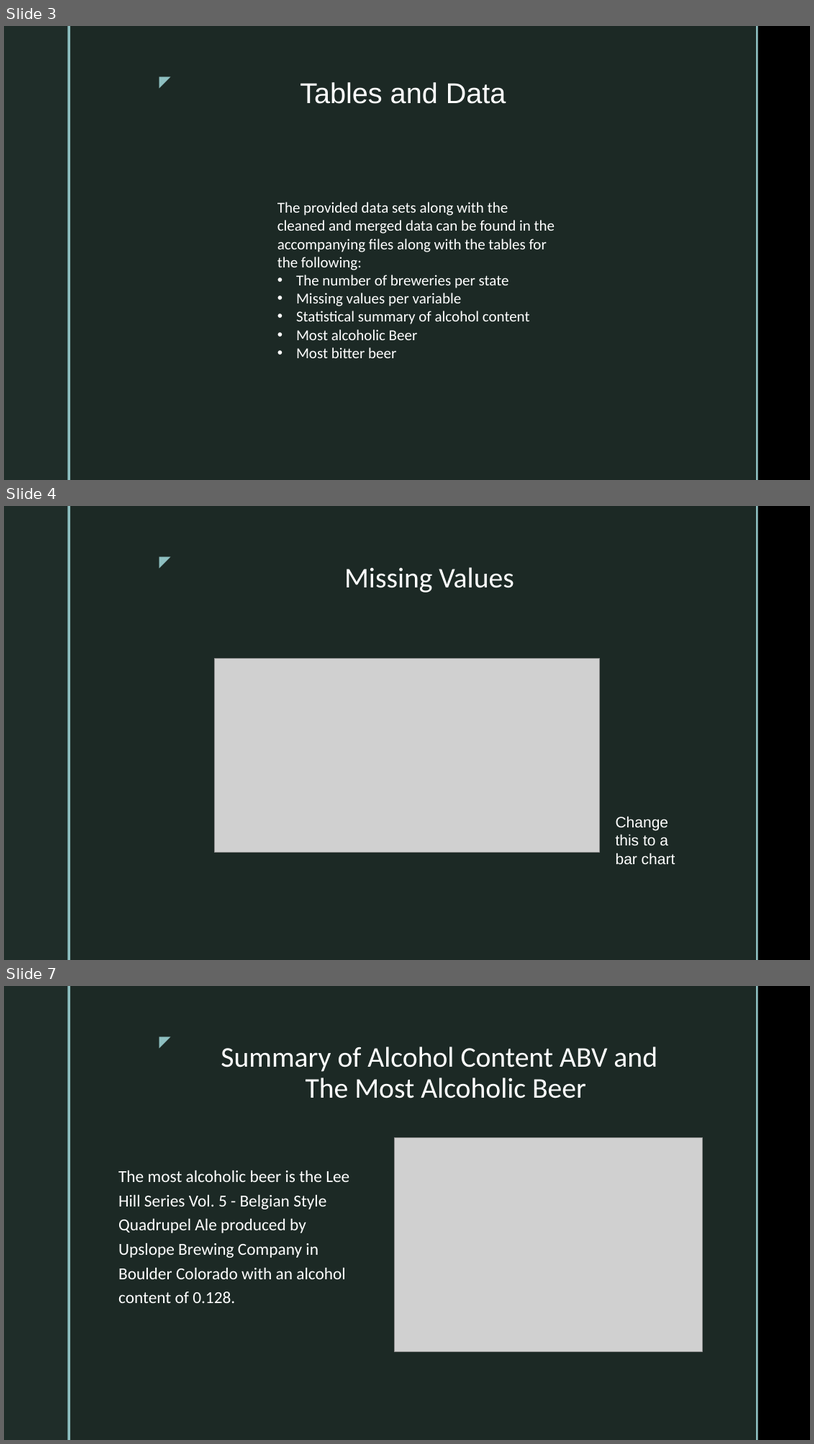
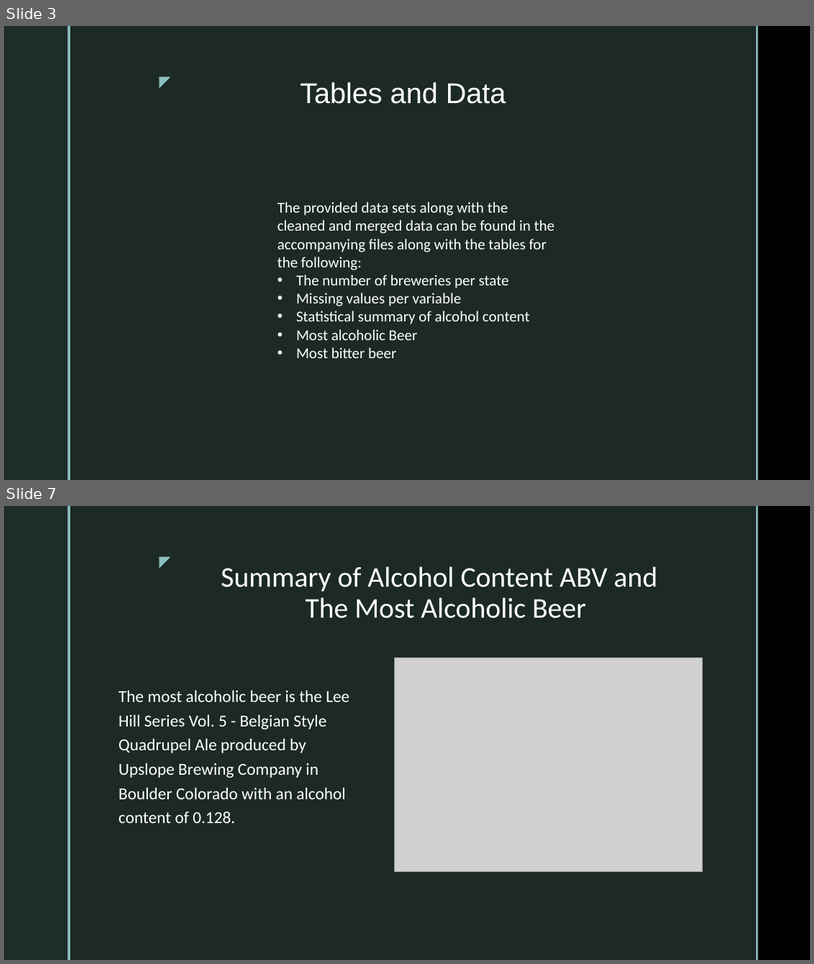
Before and after one commit to KaysData/Brewery-Analysis, a slide deck: Case Study Presentation.pptx. Shown one above the other, each under a label of ours: slides 3, 4 and 7 before the commit, slides 3 and 7 after it; the slides between them are not shown. The pictures are 814x1444 and 814x964 pixels, drawn with LibreOffice and Linux fonts; fonts in the diff are those of the drawing; grey boxes stand for pictures; background and template pictures are left out. Boxes give left, top, right and bottom in pixels: in the first picture for what was removed or moved away, otherwise in the second. Text is boxed around its words. In the diff, an @@ line names an element or a change of style, - is before the commit and + after.

```diff
--- a/Case Study Presentation.pptx
+++ b/Case Study Presentation.pptx
@@ slide 4 removed at (4,506,810,960), background picture (left out); not listed: 5 template elements that a slide beside it also shows @@
@@ title removed at (345,567,514,592) @@
-Missing Values
@@ picture removed at (214,659,600,852) @@
@@ text removed at (616,816,676,864) @@
-Change this to a bar chart
```
Also in this commit, not shown: 2 slides changed, 5 slides added, 3 other slides removed, 5 other files.
